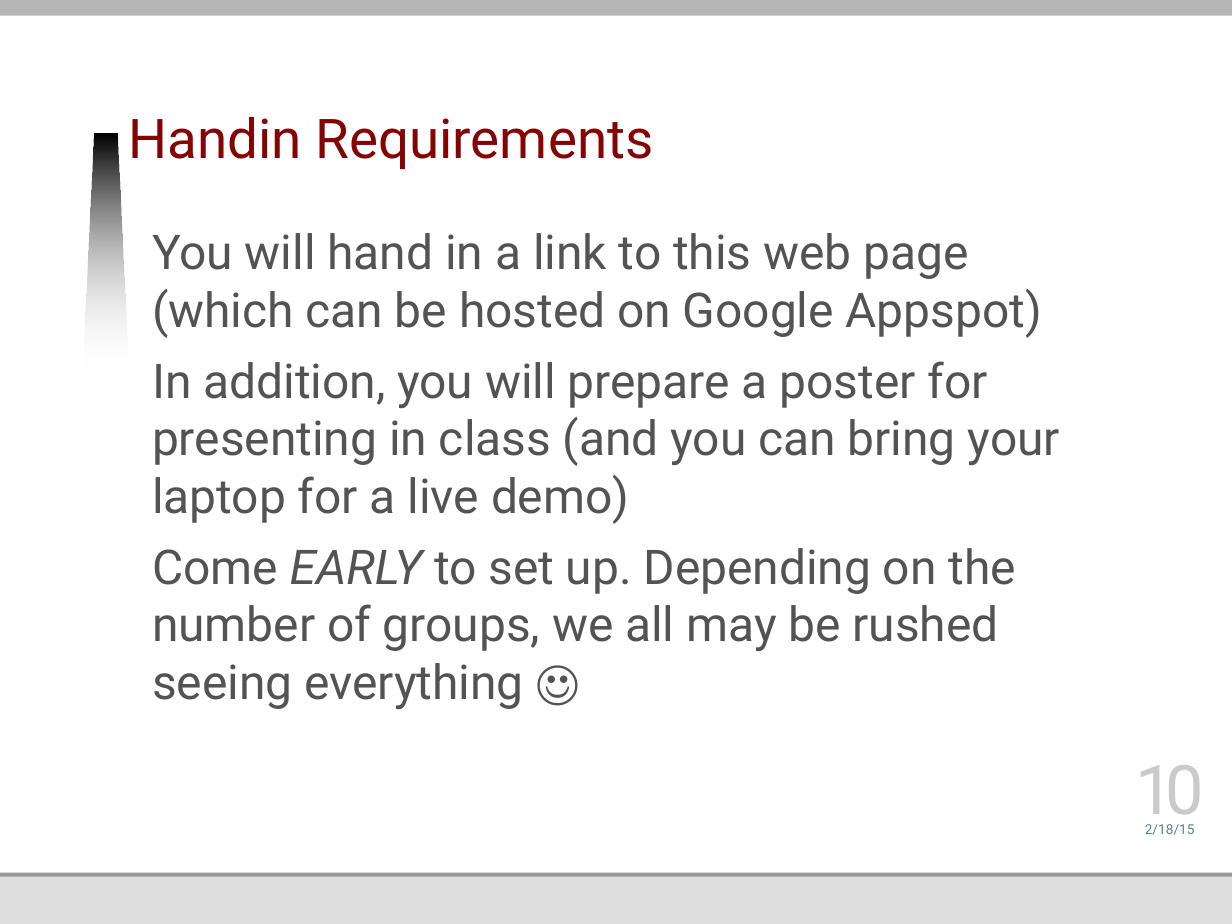
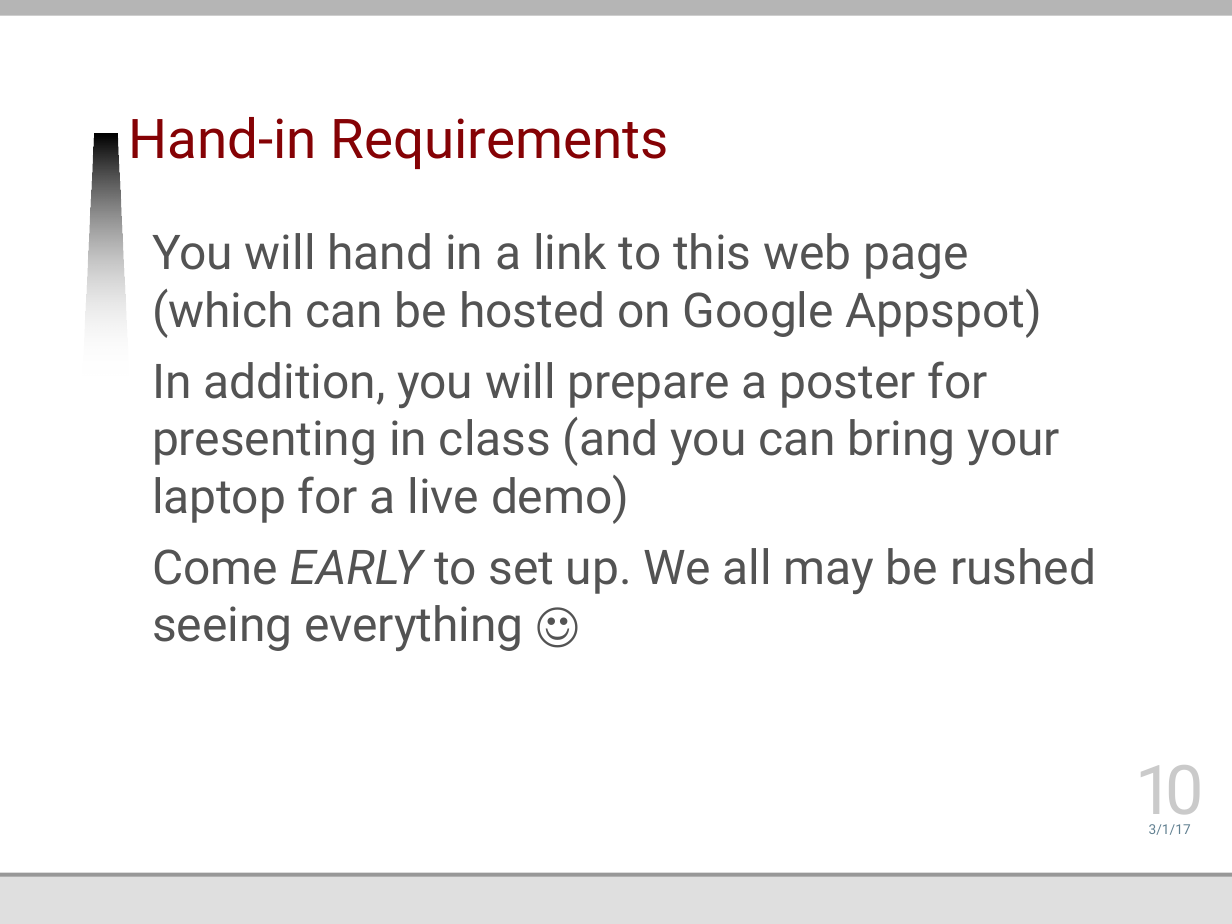
Before and after one commit to jmankoff/data, a slide deck: slide 10 of Lectures/Project 1.pptx. Drawn at 1232x924 pixels with LibreOffice and Linux fonts; fonts in the diff are those of the drawing; background and template pictures are left out. Boxes give left, top, right and bottom in pixels: in the first picture for what was removed or moved away, otherwise in the second. Text is boxed around its words. In the diff, an @@ line names an element or a change of style, - is before the commit and + after.

```diff
--- a/Lectures/Project 1.pptx
+++ b/Lectures/Project 1.pptx
@@ title at bbox=[129, 117, 669, 169]: text changed @@
-Handin Requirements
+Hand-in Requirements
@@ text at bbox=[152, 548, 1096, 651]: text changed @@
-Come EARLY to set up. Depending on the number of groups, we all may be rushed seeing everything ☺
+Come EARLY to set up. We all may be rushed seeing everything ☺
@@ text at bbox=[1149, 824, 1191, 835]: text changed @@
-2/18/15
+3/1/17
```
Also in this commit, not shown: 9 other slides changed, 2 other files.
